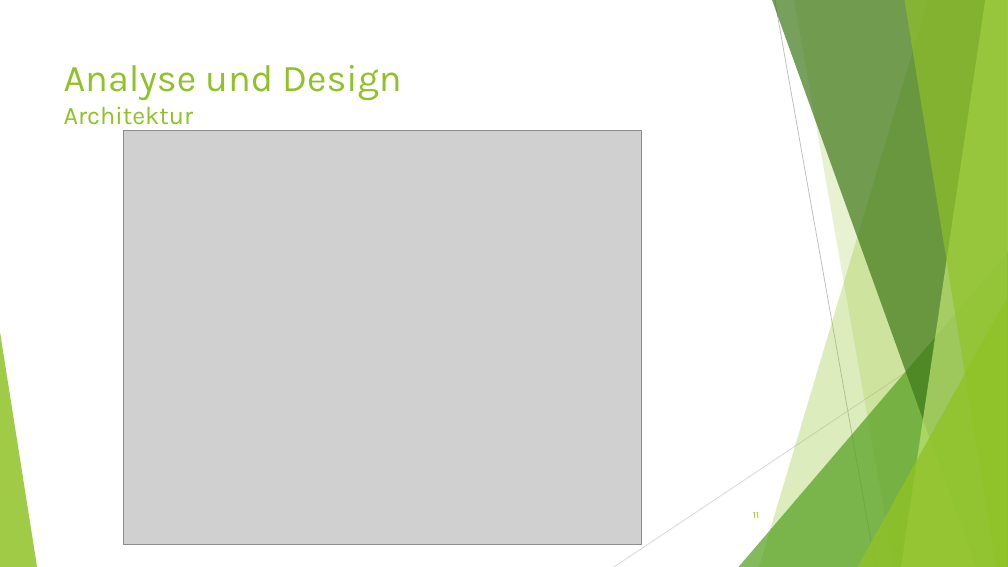
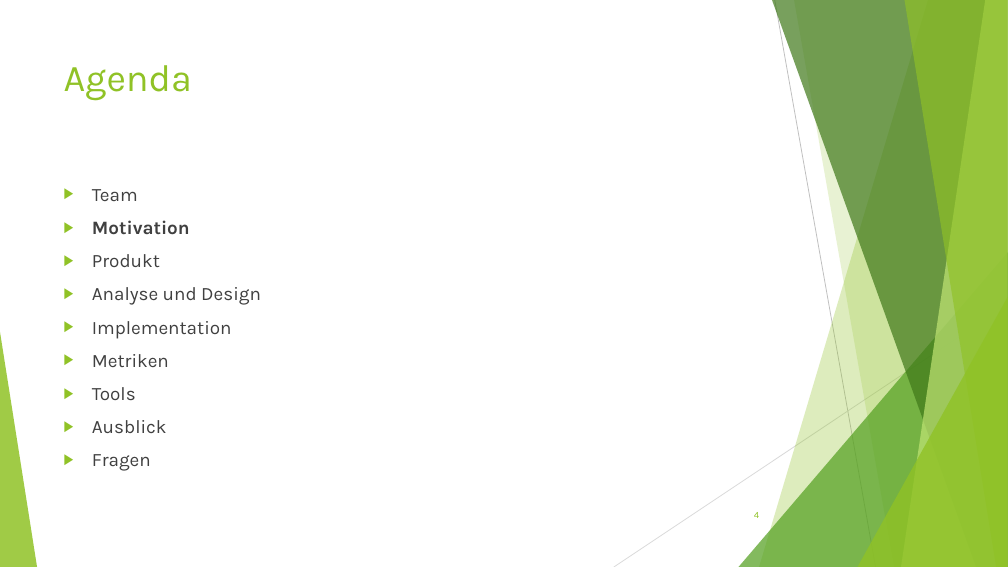
Before and after one commit to BirbsOfPrey/RecipeManager-Project, a slide deck: slide 4 of Präsentation/RecipeManager_Präsentation.pptx (slide 11 before the commit). Drawn at 1008x567 pixels with LibreOffice and Linux fonts; fonts in the diff are those of the drawing; grey boxes stand for pictures. Boxes give left, top, right and bottom in pixels: in the first picture for what was removed or moved away, otherwise in the second. Text is boxed around its words. In the diff, an @@ line names an element or a change of style, - is before the commit and + after.

```diff
--- a/Präsentation/RecipeManager_Präsentation.pptx
+++ b/Präsentation/RecipeManager_Präsentation.pptx
@@ title at <box>64,65,192,101</box>: text changed @@
-Analyse und Design
-Architektur
+Agenda
@@ picture removed at <box>124,130,642,545</box> @@
@@ text added at <box>92,189,261,471</box>, 18 pt, text #404040 @@
+▶ Team
+▶ Motivation
+▶ Produkt
+▶ Analyse und Design
+▶ Implementation
+▶ Metriken
+▶ Tools
+▶ Ausblick
+▶ Fragen
@@ page number at <box>754,512,759,518</box>: text changed @@
-11
+4
```
Also in this commit, not shown: 9 other slides changed, 8 slides added, 2 slides removed, 2 other files.
